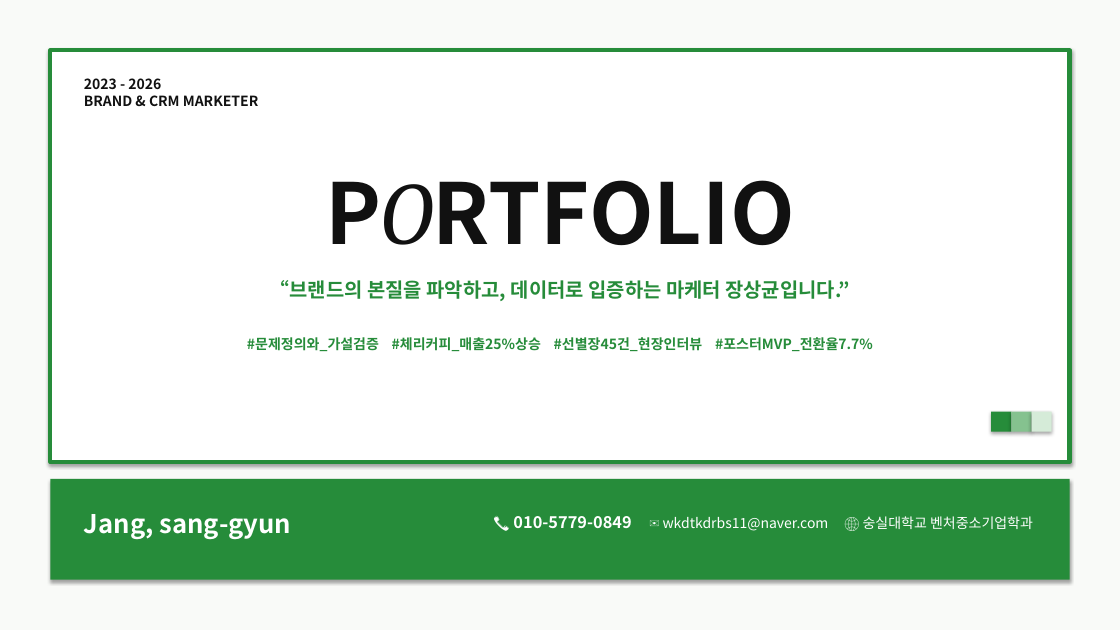
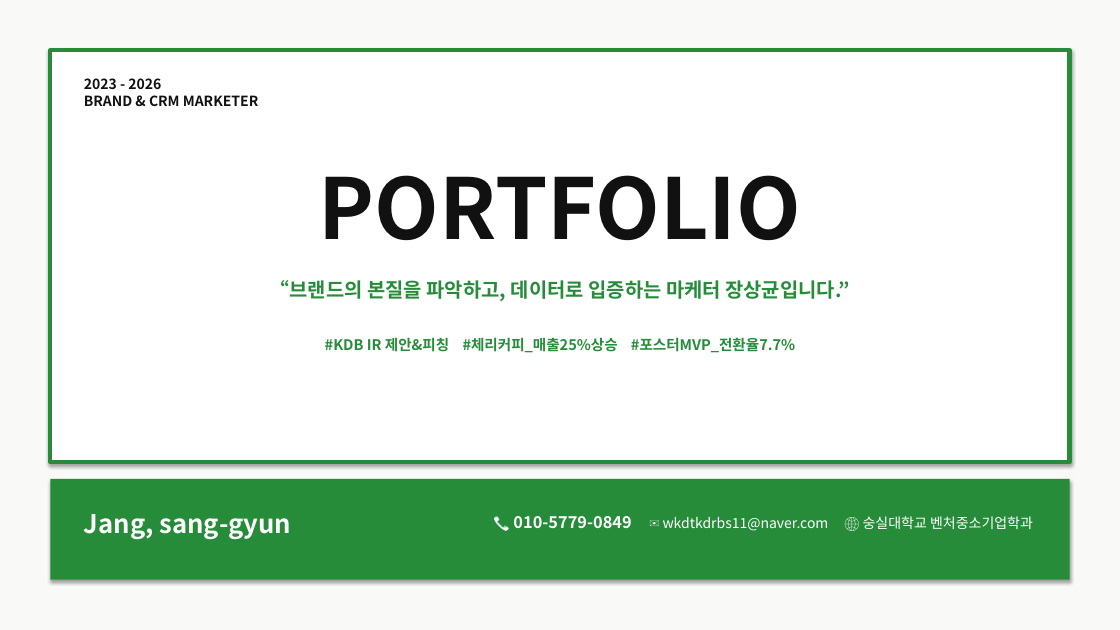
Before and after one commit to wkdtkdrbs11/test1-2026.11.10-, a slide deck: slide 1 of 마케터_장상균_포트폴리오.pptx. Drawn at 1120x630 pixels with LibreOffice and Linux fonts; fonts in the diff are those of the drawing. Boxes give left, top, right and bottom in pixels: in the first picture for what was removed or moved away, otherwise in the second. Text is boxed around its words. In the diff, an @@ line names an element or a change of style, - is before the commit and + after.

Commit message:
Update cover slide: unify O in PORTFOLIO, remove 3 squares, streamline to 3 hashtags

```diff
--- a/마케터_장상균_포트폴리오.pptx
+++ b/마케터_장상균_포트폴리오.pptx
@@ text "PORTFOLIO" at [319,175,802,240]: size 76 to 72 pt, font Cambria to Noto Sans CJK KR, bold on, italic off in "PORTFOLIO" @@
@@ text at [325,337,795,353]: text changed; size 12 to 12.5 pt @@
-#문제정의와_가설검증 #체리커피_매출25%상승 #선별장45건_현장인터뷰 #포스터MVP_전환율7.7%
+#KDB IR 제안&피칭 #체리커피_매출25%상승 #포스터MVP_전환율7.7%
@@ rectangle removed at [991,412,1012,432] @@
@@ rectangle removed at [1012,412,1032,432] @@
@@ rectangle removed at [1032,412,1052,432] @@
```
Also in this commit, not shown: 2 other files.
